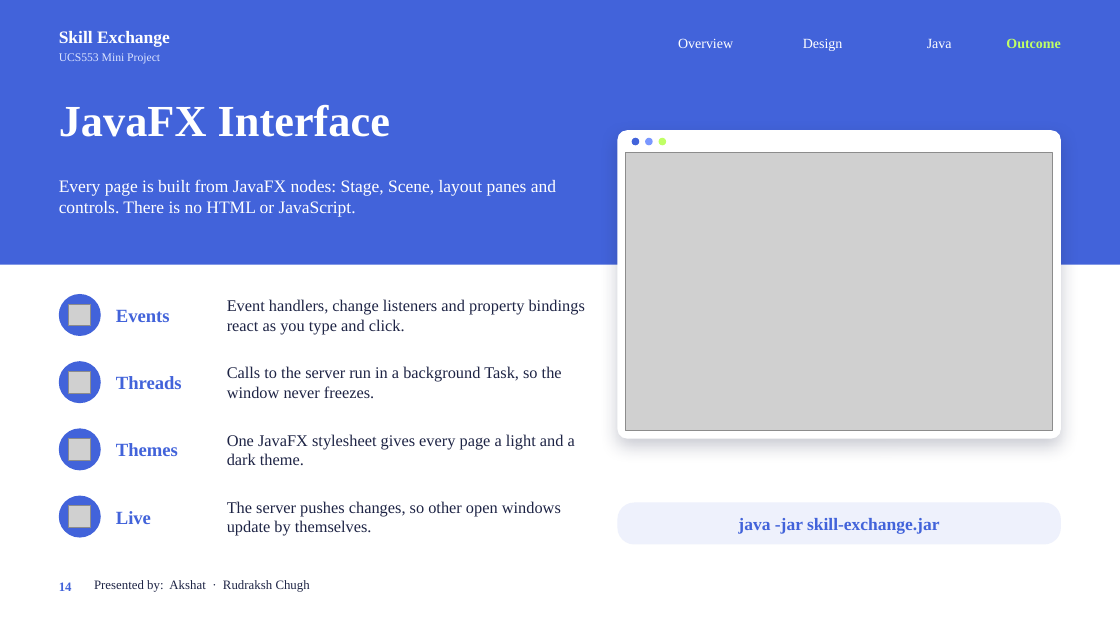
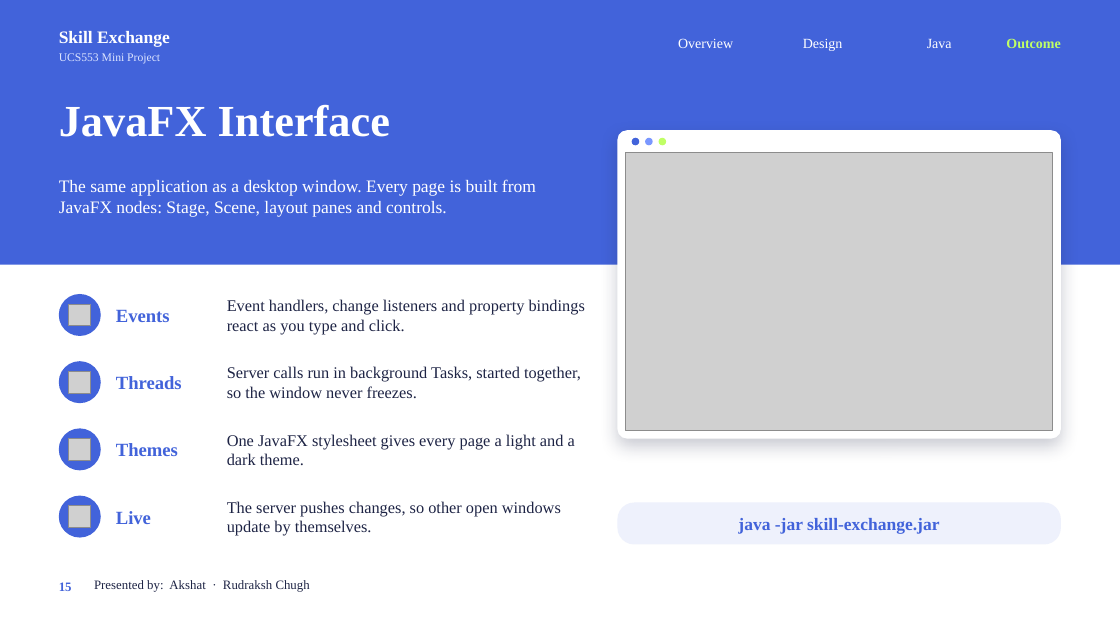
Before and after one commit to RudrakshChugh/JavaProject, a slide deck: slide 15 of Project Presentation.pptx (slide 14 before the commit). Drawn at 1120x630 pixels with LibreOffice and Linux fonts; fonts in the diff are those of the drawing; grey boxes stand for pictures. Boxes give left, top, right and bottom in pixels: in the first picture for what was removed or moved away, otherwise in the second. Text is boxed around its words. In the diff, an @@ line names an element or a change of style, - is before the commit and + after.

Commit message:
Update the presentation: web site, hosting, two front ends over one server

```diff
--- a/Project Presentation.pptx
+++ b/Project Presentation.pptx
@@ text at [59, 179, 536, 217]: text changed @@
-Every page is built from JavaFX nodes: Stage, Scene, layout panes and controls. There is no HTML or JavaScript.
+The same application as a desktop window. Every page is built from JavaFX nodes: Stage, Scene, layout panes and controls.
@@ text at [227, 366, 581, 398]: text changed @@
-Calls to the server run in a background Task, so the window never freezes.
+Server calls run in background Tasks, started together, so the window never freezes.
@@ page number at [59, 582, 72, 591]: text changed @@
-14
+15
```
Also in this commit, not shown: 13 other slides changed, 1 slide added.
